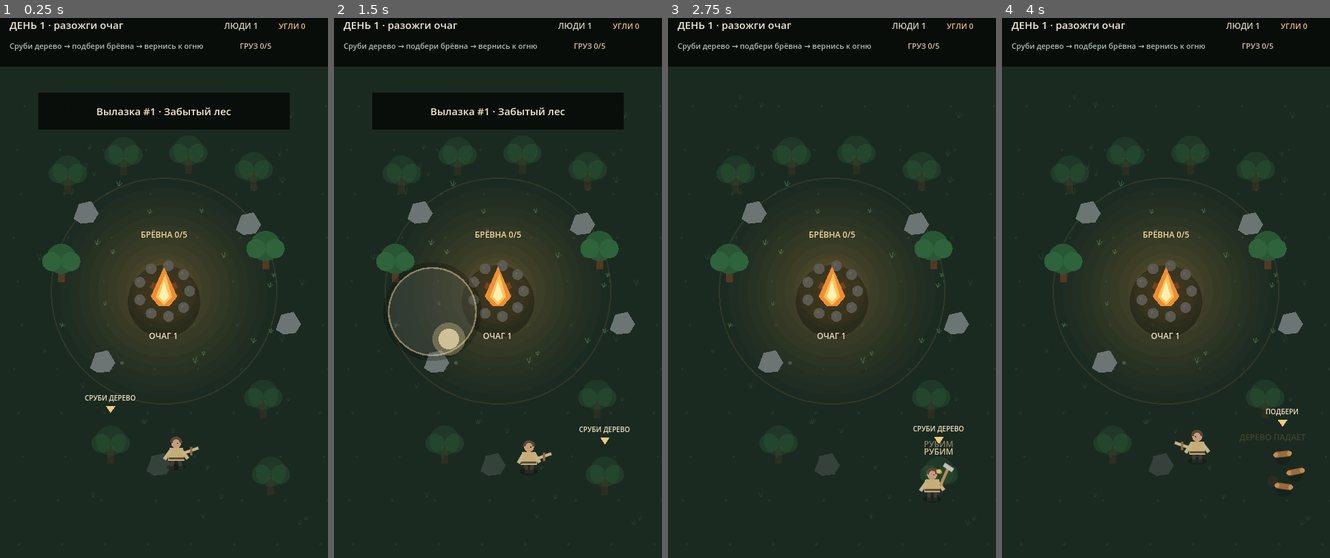
Above: before the commit, frames 1-4 (left to right).
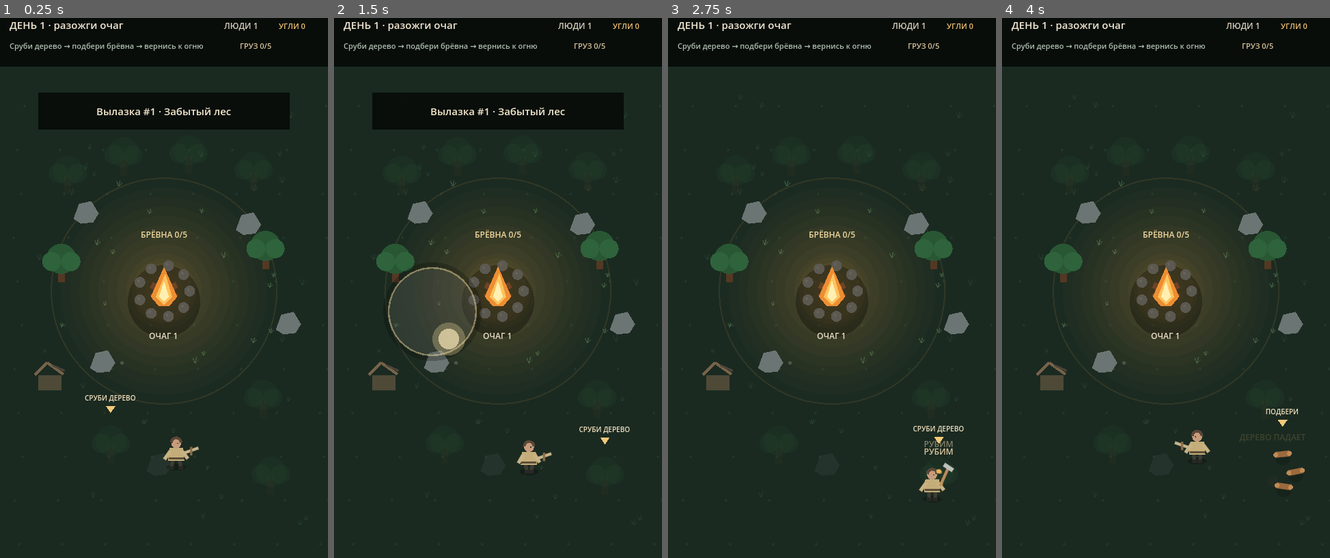
Above: after the commit, the same moments.

Repository: Yala4444/Last-Hearth
Game: Godot game, scene res://main.tscn
The game is run twice, just before and just after one commit, with the same random seed, the same clock (stepped at 60 frames per second) and the same inputs.
Inputs (mouse positions are in pixels of both pictures, inside the frame that each line leads up to):
- Up to frame 1 (0.25 s): no input
- Up to frame 2 (1.5 s): tap Enter at 0.5 s; move the mouse to (570, 255) at 0.52 s; hold D 0.53-1.25 s; click (570, 255) at 0.67 s; tap Space at 1.25 s; drag from (432, 309) to (481, 396) at 1.27 s
- Up to frame 3 (2.75 s): move the mouse to (864, 163) at 2.02 s; hold D from 2.03 s (still down)
- Up to frame 4 (4 s): release D at 2.75 s; drag from (1149, 396) to (1067, 201) at 2.77 s; move the mouse to (1264, 369) at 3.52 s; hold A from 3.53 s (still down)

The runs differ from the first frame. In frame 1, 0.3% of the frame differs, in the area x 10-20%, y 63-69%; in frame 2, 0.3%; in frame 3, 0.3%; in frame 4, 0.3%.

Commit message:
polish: make firelight reveal progression more legible

Diff:
--- a/scripts/main.gd
+++ b/scripts/main.gd
@@ -331,14 +331,16 @@
 			"scale": rng.randf_range(0.75, 1.25)
 		})
 
-	var rescue_slots: Array[Vector2] = [
-		Vector2(95, 180), Vector2(380, 185), Vector2(80, 520), Vector2(400, 525)
+	var first_rescue_slots: Array[Vector2] = [
+		Vector2(92, 520), Vector2(392, 525), Vector2(108, 325), Vector2(372, 330)
 	]
-	var first_index: int = rng.randi_range(0, rescue_slots.size() - 1)
-	survivor_one_pos = rescue_slots[first_index] + Vector2(rng.randf_range(-12.0, 12.0), rng.randf_range(-10.0, 10.0))
-	rescue_slots.remove_at(first_index)
-	var second_index: int = rng.randi_range(0, rescue_slots.size() - 1)
-	survivor_two_pos = rescue_slots[second_index] + Vector2(rng.randf_range(-12.0, 12.0), rng.randf_range(-10.0, 10.0))
+	var second_rescue_slots: Array[Vector2] = [
+		Vector2(92, 184), Vector2(388, 188), Vector2(72, 655), Vector2(408, 650)
+	]
+	var first_index: int = rng.randi_range(0, first_rescue_slots.size() - 1)
+	survivor_one_pos = first_rescue_slots[first_index] + Vector2(rng.randf_range(-12.0, 12.0), rng.randf_range(-10.0, 10.0))
+	var second_index: int = rng.randi_range(0, second_rescue_slots.size() - 1)
+	survivor_two_pos = second_rescue_slots[second_index] + Vector2(rng.randf_range(-12.0, 12.0), rng.randf_range(-10.0, 10.0))
 
 	if rng.randf() < 0.5:
 		left_choice_pos = Vector2(130.0, 285.0)
@@ -1439,7 +1441,7 @@
 	var alive := bool(node.get("alive", false))
 	var kind := String(node.get("kind", "tree"))
 	var in_light := pos.distance_to(HEARTH_POS) <= light_radius + 35.0
-	var alpha := 1.0 if in_light else 0.32
+	var alpha := 1.0 if in_light else 0.12
 
 	if kind == "tree":
 		if alive:
